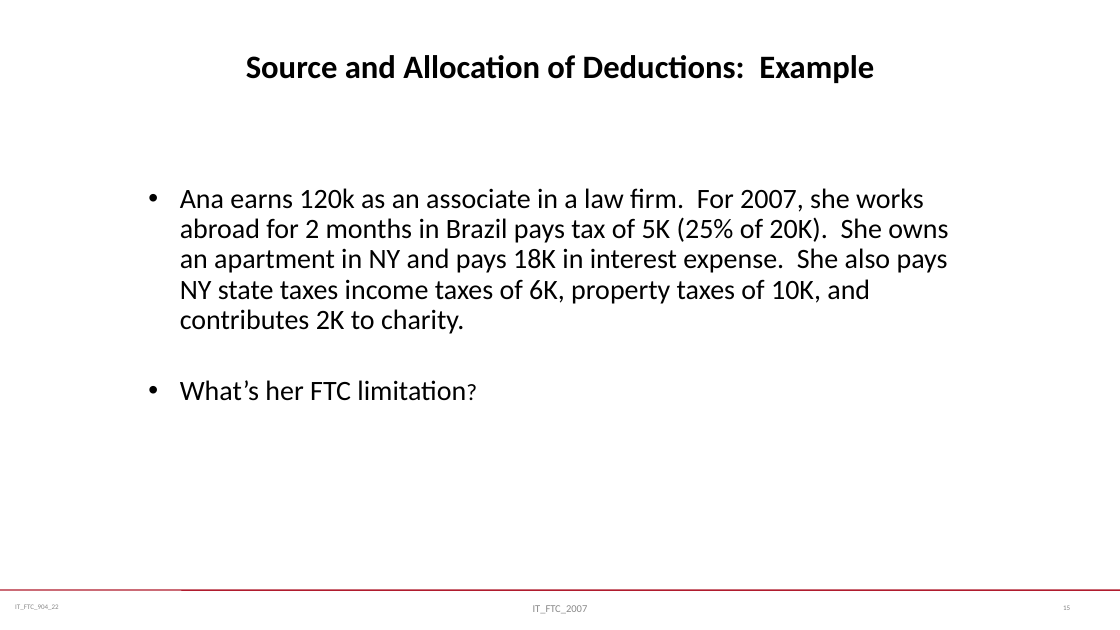
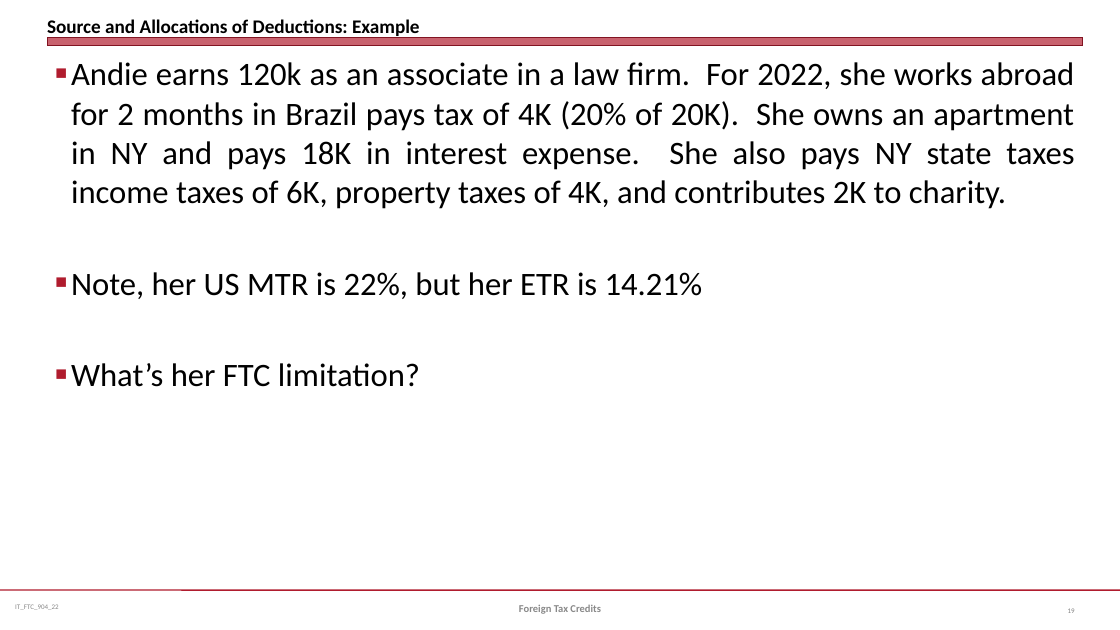
Before and after one commit to jmc877/International-Tax, a slide deck: slide 19 of slides/IT_FTC_904_22.pptx (slide 15 before the commit). Drawn at 1120x630 pixels with LibreOffice and Linux fonts; fonts in the diff are those of the drawing. Boxes give left, top, right and bottom in pixels: in the first picture for what was removed or moved away, otherwise in the second. Text is boxed around its words. In the diff, an @@ line names an element or a change of style, - is before the commit and + after.

```diff
--- a/slides/IT_FTC_904_22.pptx
+++ b/slides/IT_FTC_904_22.pptx
@@ title at (47, 19, 420, 38): text changed; size 28 to 16.5 pt @@
-Source and Allocation of Deductions: Example
+Source and Allocations of Deductions: Example
@@ title "Source and Allocations of Deductions: ..." at (47, 19, 420, 38): vertical alignment top to bottom @@
@@ text "Andie earns 120k as an ...": place and size @@
-text "Andie earns 120k as an ..." at (180, 188, 948, 401)
+text "Andie earns 120k as an ..." at (71, 62, 1075, 387)
@@ rectangle added at (47, 38, 1083, 46), fill #B01C2E at 69% opacity, outline #821522 0 pt @@
@@ text at (71, 62, 1075, 299): text changed; size 24 to 28 pt @@
-• Ana earns 120k as an associate in a law firm. For 2007, she works abroad for 2 months in Brazil pays tax of 5K (25% of 20K). She owns an apartment in NY and pays 18K in interest expense. She also pays NY state taxes income taxes of 6K, property taxes of 10K, and contributes 2K to charity.
+■ Andie earns 120k as an associate in a law firm. For 2022, she works abroad for 2 months in Brazil pays tax of 4K (20% of 20K). She owns an apartment in NY and pays 18K in interest expense. She also pays NY state taxes income taxes of 6K, property taxes of 4K, and contributes 2K to charity.
+■ Note, her US MTR is 22%, but her ETR is 14.21%
@@ text at (71, 363, 420, 387): size 24 to 28 pt in "What’s her FTC limitation?"; size 20 to 28 pt in "limitation?"; alignment left to justified; bullet • to ■; line spacing 0.9 to 1 @@
@@ text at (519, 605, 601, 614): text changed; bold on @@
-IT_FTC_2007
+Foreign Tax Credits
@@ page number removed at (1063, 605, 1070, 610) @@
-15
@@ page number added at (1068, 608, 1075, 613), 6 pt, text #808080 @@
+19
```
Also in this commit, not shown: 8 other slides changed, 5 slides added, 1 slide removed, 4 other files.
